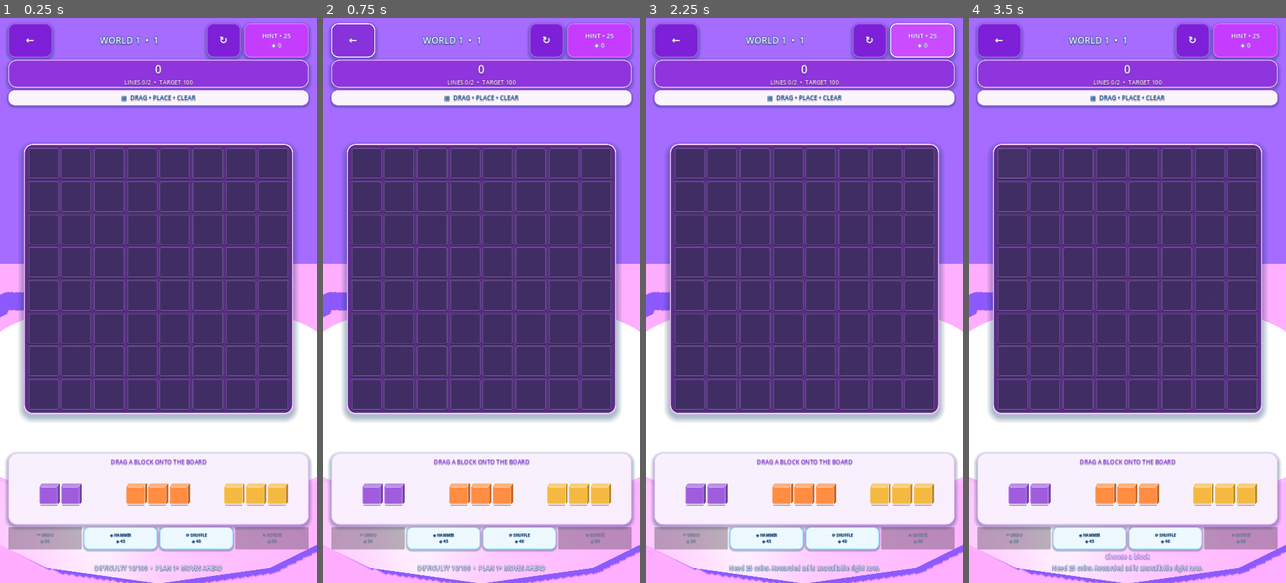
Above: before the commit, frames 1-4 (left to right).
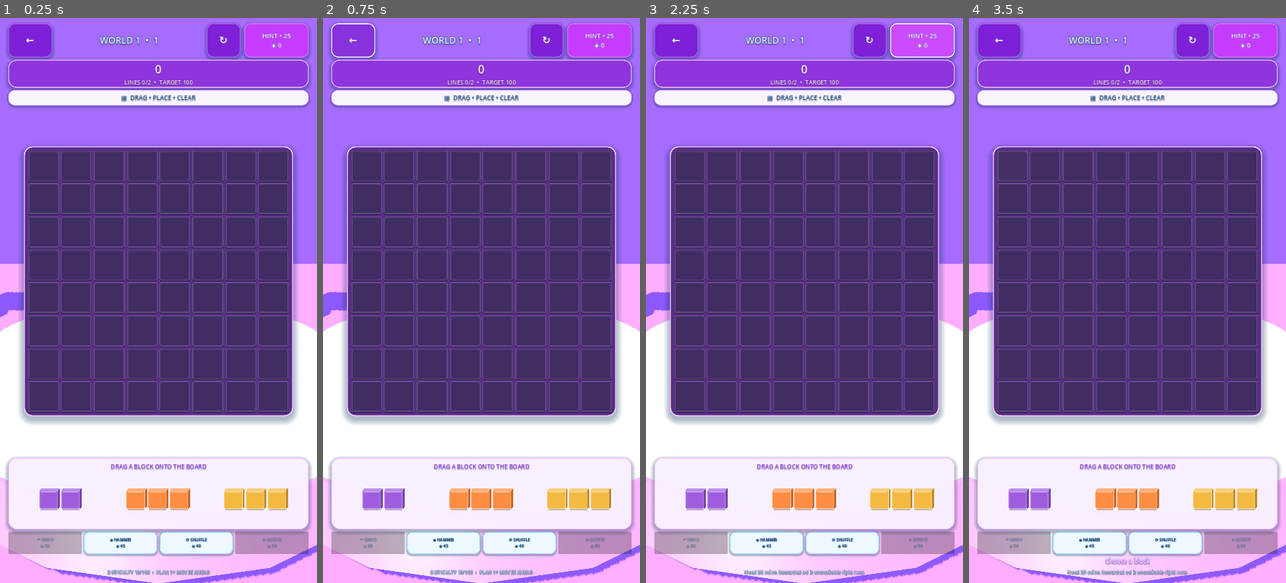
Above: after the commit, the same moments.

Repository: eghosa001/unjam
Game: Godot game, scene res://scenes/BlockPuzzle.tscn
Same seed, same stepped clock (60 frames per second), same inputs: the game is played once before the commit and once after it. This scene is started directly instead of the project's main scene.
Inputs (mouse positions are in pixels of both pictures, inside the frame that each line leads up to):
- Up to frame 1 (0.25 s): no input
- Up to frame 2 (0.75 s): click "←" at 0.5 s
- Up to frame 3 (2.25 s): click "↻" at 1.25 s; click "HINT • 25 ◈ 0" at 2 s
- Up to frame 4 (3.5 s): click (1013, 164) at 2.77 s

The runs differ from the first frame. In frame 1, 11% of the frame differs, in the area x 1-99%, y 22-99%; in frame 2, 11%; in frame 3, 11%; in frame 4, 11%.

Commit message:
Clarify Block Puzzle objectives and refit booster layout

Diff:
--- a/scripts/game/block_puzzle_10000.gd
+++ b/scripts/game/block_puzzle_10000.gd
@@ -71,6 +71,7 @@
 	root.add_child(bar)
 	root.move_child(bar, maxi(0, status_label.get_index()))
 	_refresh_booster_buttons()
+	call_deferred("_fit_3d_board_layout")
 
 func block_progression_band(level: int = level_number) -> String:
 	# Preserve the public band contract used by existing tests/UI while the
@@ -871,8 +872,16 @@
 		if special.is_empty():
 			var row := int(i / GRID_SIZE)
 			var col := i % GRID_SIZE
-			if row in target_rows_pending or col in target_cols_pending:
-				cell.call("set_special", "target", 1)
+			var row_target := row in target_rows_pending
+			var col_target := col in target_cols_pending
+			if row_target and col_target:
+				cell.call("set_special", "cross_target", 1)
+				continue
+			if row_target:
+				cell.call("set_special", "row_target", 1)
+				continue
+			if col_target:
+				cell.call("set_special", "col_target", 1)
 				continue
 		cell.call("set_special", String(special.get("kind", "")), int(special.get("layers", 0)))
 
